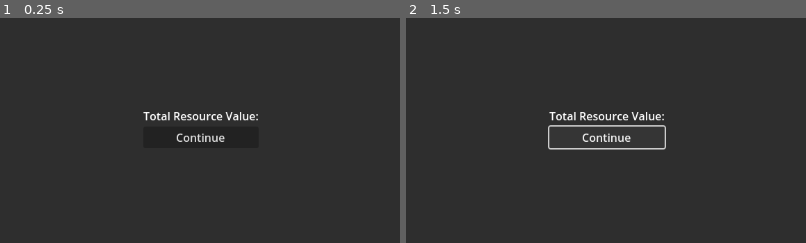
Above: before the commit, frames 1-2 (left to right).
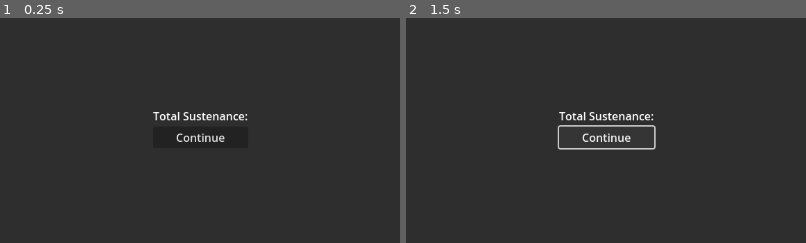
Above: after the commit, the same moments.

Repository: JustinDodemaide/hobo
Game: Godot game, scene res://DeductionScreen/DeductionScreen.tscn
Same seed, same stepped clock (60 frames per second), same inputs: the game is played once before the commit and once after it. This scene is started directly instead of the project's main scene. The engine's default icon, where the game draws it, is replaced by a stand-in: a white triangle on a blue panel in a dark square.
Inputs:
- Up to frame 1 (0.25 s): no input
- Up to frame 2 (1.5 s): click "Continue" at 0.5 s; click "Continue" at 1.25 s
The pictures show only the part of the screen within x 25-75%, y 26-76%; the shares and areas given below are measured in that part.

The runs differ from the first frame. In frame 1, 0.7% of the frame differs, in the area x 35-65%, y 41-46%; in frame 2, 1.0%, in the area x 35-65%, y 41-59%.
Error in both runs: Invalid access to property or key 'train_car' on a base object of type 'Nil'. (res://DeductionScreen/DeductionScreen.gd:6)

Commit message:
"Resource value" -> "sustenance"

Diff:
--- a/DeductionScreen/DeductionScreen.tscn
+++ b/DeductionScreen/DeductionScreen.tscn
@@ -27,7 +27,7 @@
 [node name="Label" type="Label" parent="PanelContainer/VBoxContainer"]
 layout_mode = 2
 size_flags_horizontal = 4
-text = "Total Resource Value:
+text = "Total Sustenance:
 "
 
 [node name="Button" type="Button" parent="PanelContainer/VBoxContainer"]
